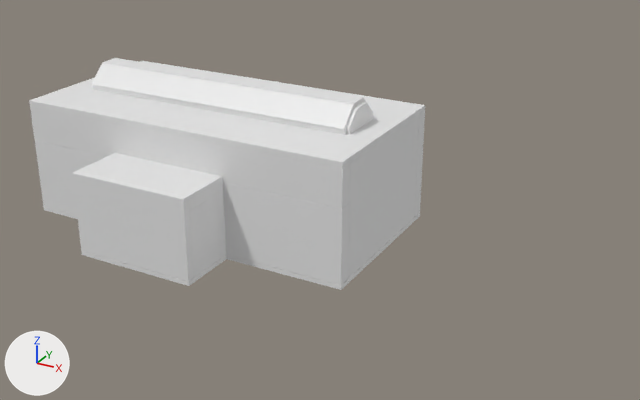
The FBX model art-source/lobby/Exports/V4_Shop.fbx as it was, and as the next commit left it.
Both versions are drawn from a camera (50 mm lens) standing at (239.1, -189.2, 103.6) and looking at (130.7, 7.9, 5.1). Lighting does not change. The marker at lower left points along +X, +Y and +Z. The first picture is the older version.

In view in the first picture: 'Shop_0001_V_Wall', 'Shop_0019_V_Wall', 'Shop_0057_V_Ceil', 'Shop_0058_V_Wall', 'Shop_0061_V_Ceil', 'Shop_0078_V_Slab', 'Shop_0164_V_Wall', 'Shop_0165_V_Slab' and 1 more.
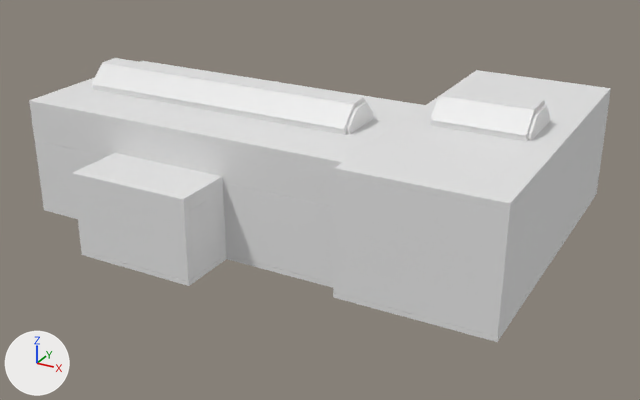
Where the change shows, as pixel boxes (x1, y1, x2, y2) in the pictures (640 x 400 px):
'Shop_0251_V_Wall', added
    after: (333, 174, 516, 337)
'Shop_0306_V_Ceil', added
    after: (334, 70, 611, 210)
'Shop_0268_V_Wall', added
    after: (504, 98, 607, 327)
'Shop_0307_V_Wall', added
    after: (430, 96, 550, 142)
'Shop_0315_V_Slab', added
    after: (333, 191, 597, 342)
'Shop_0310_V_Ceil', added
    after: (441, 87, 544, 113)
'Shop_0257_V_Wall', added
    after: (594, 94, 610, 194)
'Shop_0019_V_Wall', unchanged, covered by the edit
    before: (349, 115, 419, 278)

The change, as a diff of the scene's bpy script:
```diff
--- a/art-source/lobby/Exports/V4_Shop.fbx.py
+++ b/art-source/lobby/Exports/V4_Shop.fbx.py
@@ me_shop_0307_v_wall_001 @@
+me_shop_0307_v_wall_001.from_pydata(...)  # 168 vertices, 180 faces; spans x 161.1..186.9, y 8.8..27.2, z 29.8..38.0
+me_shop_0307_v_wall_001.materials.append(mat_v_wall)  # white #e7e7e7
@@ me_shop_0306_v_ceil_001 @@
+me_shop_0306_v_ceil_001.from_pydata(...)  # 88 vertices, 104 faces; spans x 154.0..194.0, y -28.0..64.0, z 30.0..31.5
+me_shop_0306_v_ceil_001.materials.append(mat_v_ceil)  # white #e7e7e7
@@ me_shop_0251_v_wall_001 @@
+me_shop_0251_v_wall_001.from_pydata(...)  # 24 vertices, 26 faces; spans x 154.0..194.0, y -28.0..-24.0, z 0.0..30.0
+me_shop_0251_v_wall_001.materials.append(mat_v_wall)  # white #e7e7e7
@@ me_shop_0257_v_wall_001 @@
+me_shop_0257_v_wall_001.from_pydata(...)  # 24 vertices, 26 faces; spans x 154.0..194.0, y 60.0..64.0, z 0.0..30.0
+me_shop_0257_v_wall_001.materials.append(mat_v_wall)  # white #e7e7e7
@@ me_shop_0315_v_slab_001 @@
+me_shop_0315_v_slab_001.from_pydata(...)  # a box spanning x 154.0..194.0, y -28.0..64.0, z -1.2..0.0
+me_shop_0315_v_slab_001.materials.append(mat_v_slab)  # white #e7e7e7
@@ me_shop_0310_v_ceil_001 @@
+me_shop_0310_v_ceil_001.from_pydata(...)  # 24 vertices, 26 faces; spans x 162.0..186.0, y 13.8..22.2, z 37.0..38.2
+me_shop_0310_v_ceil_001.materials.append(mat_v_ceil)  # white #e7e7e7
@@ me_shop_0268_v_wall_001 @@
+me_shop_0268_v_wall_001.from_pydata(...)  # 24 vertices, 26 faces; spans x 190.0..194.0, y -24.0..60.0, z 0.0..30.0
+me_shop_0268_v_wall_001.materials.append(mat_v_wall)  # white #e7e7e7
@@ ob_shop_0307_v_wall @@
+ob_shop_0307_v_wall = bpy.data.objects.new('Shop_0307_V_Wall', me_shop_0307_v_wall_001)
+ob_shop_0307_v_wall.location = (0.0, 0.0, 0.0)
@@ ob_shop_0306_v_ceil @@
+ob_shop_0306_v_ceil = bpy.data.objects.new('Shop_0306_V_Ceil', me_shop_0306_v_ceil_001)
+ob_shop_0306_v_ceil.location = (0.0, 0.0, 0.0)
@@ ob_shop_0251_v_wall @@
+ob_shop_0251_v_wall = bpy.data.objects.new('Shop_0251_V_Wall', me_shop_0251_v_wall_001)
+ob_shop_0251_v_wall.location = (0.0, 0.0, 0.0)
@@ ob_shop_0257_v_wall @@
+ob_shop_0257_v_wall = bpy.data.objects.new('Shop_0257_V_Wall', me_shop_0257_v_wall_001)
+ob_shop_0257_v_wall.location = (0.0, 0.0, 0.0)
@@ ob_shop_0315_v_slab @@
+ob_shop_0315_v_slab = bpy.data.objects.new('Shop_0315_V_Slab', me_shop_0315_v_slab_001)
+ob_shop_0315_v_slab.location = (0.0, 0.0, 0.0)
@@ ob_shop_0310_v_ceil @@
+ob_shop_0310_v_ceil = bpy.data.objects.new('Shop_0310_V_Ceil', me_shop_0310_v_ceil_001)
+ob_shop_0310_v_ceil.location = (0.0, 0.0, 0.0)
@@ ob_shop_0268_v_wall @@
+ob_shop_0268_v_wall = bpy.data.objects.new('Shop_0268_V_Wall', me_shop_0268_v_wall_001)
+ob_shop_0268_v_wall.location = (0.0, 0.0, 0.0)
```
